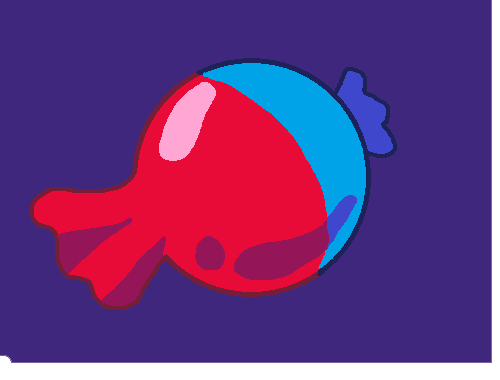
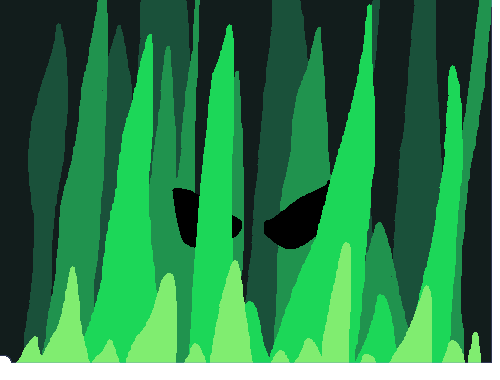
Layered file, before and after one edit (500 x 380). Changes by layer:
hid "Layer 69" over (0, 0, 492, 363)
added layer "Layer 71" above "Layer 1" over (0, 0, 492, 363)
